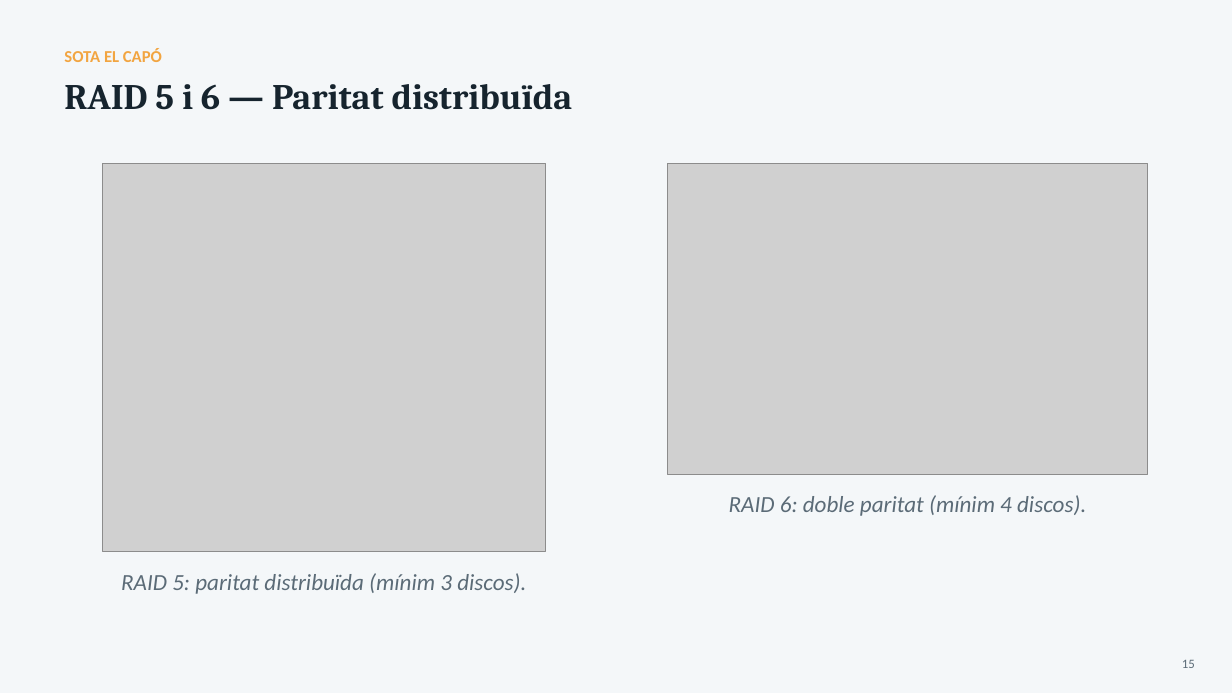
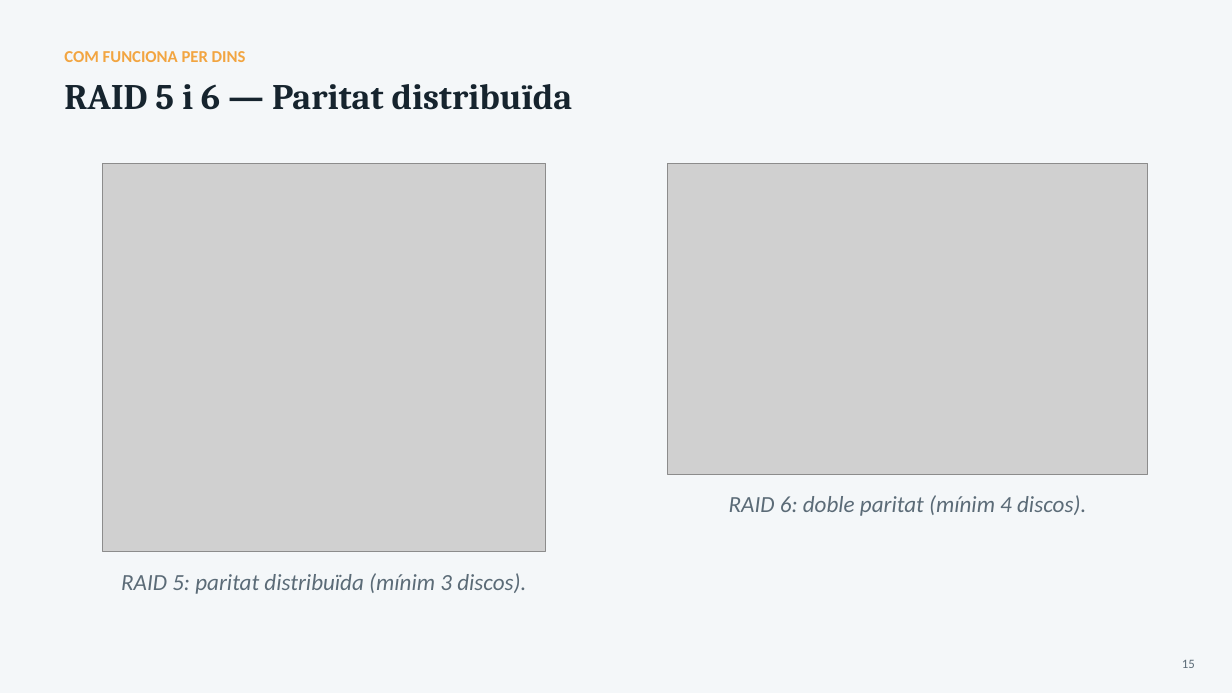
Before and after one commit to joansanchezescudero/SMX_0226_Seguretat_Informatica, a slide deck: slide 15 of RA2 - Emmagatzematge i copies de seguretat/AA2 - Sistemes demmagatzematge/RA2_AA2_Sistemes_emmagatzematge.pptx. Drawn at 1232x693 pixels with LibreOffice and Linux fonts; fonts in the diff are those of the drawing; grey boxes stand for pictures. Boxes give left, top, right and bottom in pixels: in the first picture for what was removed or moved away, otherwise in the second. Text is boxed around its words. In the diff, an @@ line names an element or a change of style, - is before the commit and + after.

```diff
--- a/RA2 - Emmagatzematge i copies de seguretat/AA2 - Sistemes demmagatzematge/RA2_AA2_Sistemes_emmagatzematge.pptx
+++ b/RA2 - Emmagatzematge i copies de seguretat/AA2 - Sistemes demmagatzematge/RA2_AA2_Sistemes_emmagatzematge.pptx
@@ text at <box>64,51,246,62</box>: text changed @@
-SOTA EL CAPÓ
+COM FUNCIONA PER DINS
```
Also in this commit, not shown: 11 other slides changed, 1 slide added, 1 other file.
